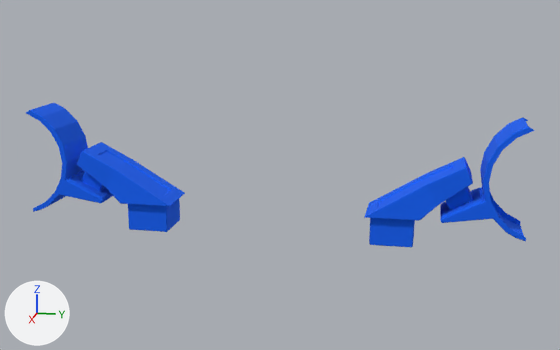
Two versions of the FBX model Assets/Scenes/Level/Ian/Model/Train/Cargo/Vagon_Plataforma_Gancho.fbx, one commit apart.
Before and after are seen from a camera (50 mm lens) standing at (6.05, 3.01, 13.36) and looking at (-8.03, 0.19, 9.84). The axes (+X, +Y, +Z) are drawn at lower left. The lights are the same throughout. The picture after the commit comes second.

Objects in the first picture: 'Vagon_Plataforma_Gancho_DER', 'Vagon_Plataforma_Gancho_IZQ'.
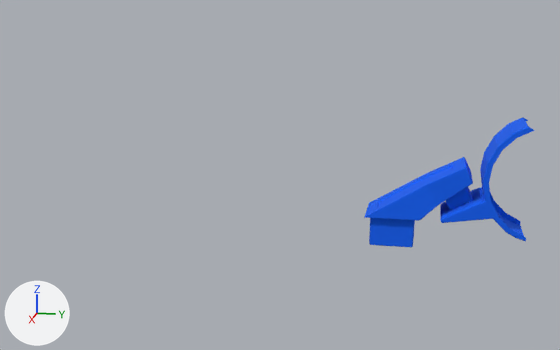
What differs and where, as boxes [x1, y1, x2, y2] in the pictures (560 x 350 px):
'Vagon_Plataforma_Gancho_DER', deleted (blue)
    before: [26, 103, 185, 232]

Edits to the bpy script that builds the scene:
```text
Remove ob_vagon_plataforma_gancho_der:
    ob_vagon_plataforma_gancho_der = bpy.data.objects.new('Vagon_Plataforma_Gancho_DER', me_scene_007)
    ob_vagon_plataforma_gancho_der.location = (-7.88, -5.0, 10.01)
```
